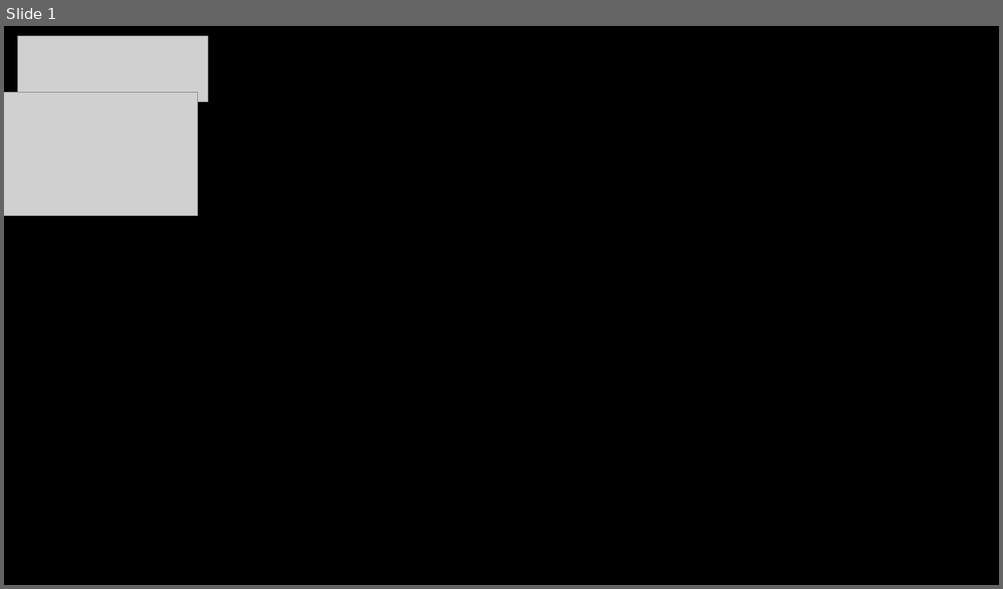
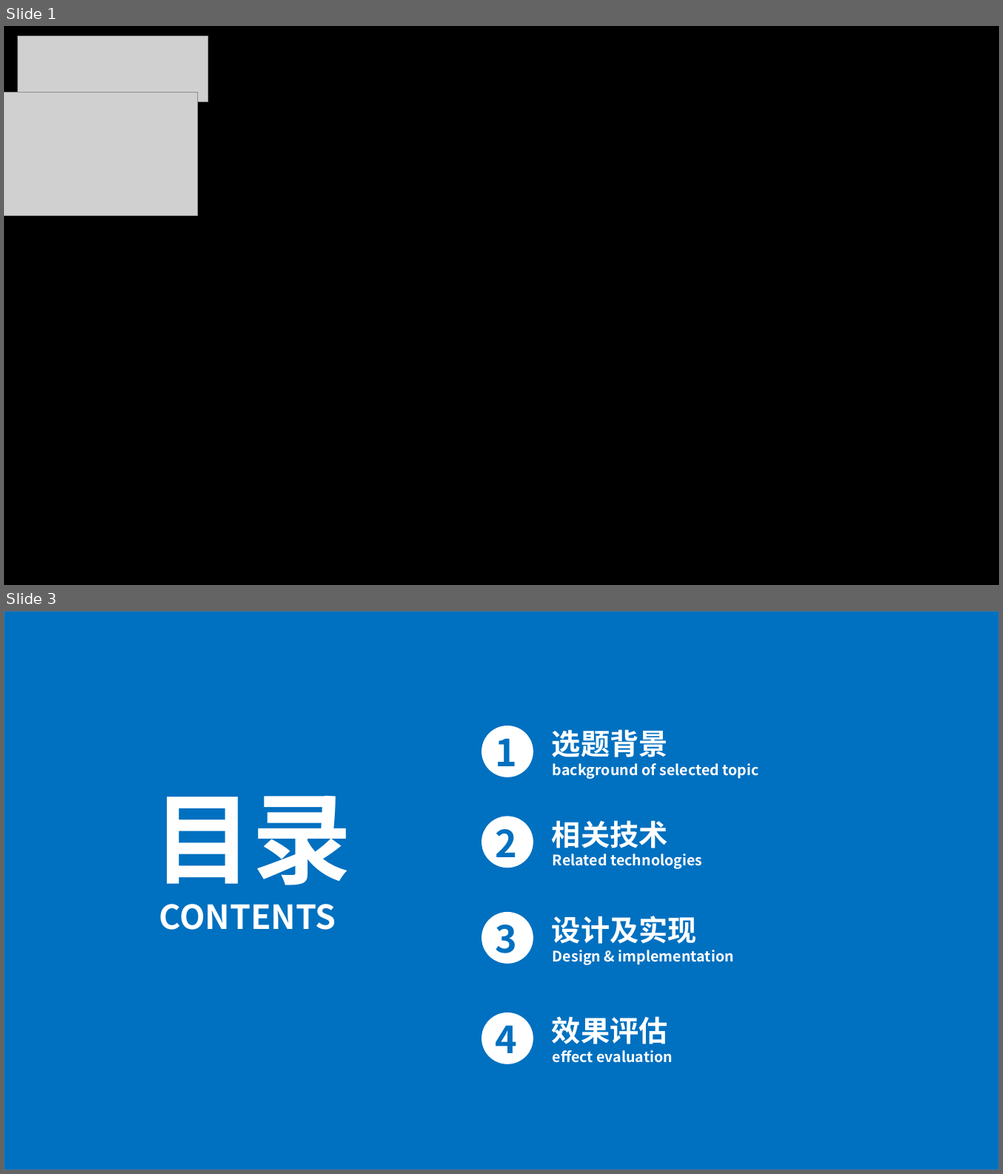
Before and after one commit to shianqi/graduation_paper, a slide deck: PPT.pptx. Shown one above the other, each under a label of ours: slide 1 before the commit, slides 1 and 3 after it; the slides between them are not shown. The pictures are 1003x589 and 1003x1174 pixels, drawn with LibreOffice and Linux fonts; fonts in the diff are those of the drawing; grey boxes stand for pictures. Boxes give left, top, right and bottom in pixels: in the first picture for what was removed or moved away, otherwise in the second. Text is boxed around its words. In the diff, an @@ line names an element or a change of style, - is before the commit and + after.

```diff
--- a/PPT.pptx
+++ b/PPT.pptx
@@ slide 3 added at [4, 611, 999, 1170], background #FFFFFF @@
@@ rectangle added at [4, 611, 999, 1170], fill #0070C0, outline #43739E 1 pt @@
@@ group added at [481, 726, 759, 779]: 3 texts, 1 ellipse @@
+1
+选题背景
+background of selected topic
@@ text added at [153, 795, 352, 886], 96 pt, text #FFFFFF, bold @@
+目录
@@ group added at [481, 816, 702, 869]: 3 texts, 1 ellipse @@
+2
+相关技术
+Related technologies
@@ text added at [159, 904, 336, 930], 32 pt, text #FFFFFF, bold @@
+CONTENTS
@@ group added at [481, 912, 734, 965]: 3 texts, 1 ellipse @@
+3
+设计及实现
+Design & implementation
@@ group added at [481, 1013, 672, 1065]: 3 texts, 1 ellipse @@
+4
+效果评估
+effect evaluation
```
Also in this commit, not shown: 2 slides changed, 6 other slides added, 3 slides removed.
